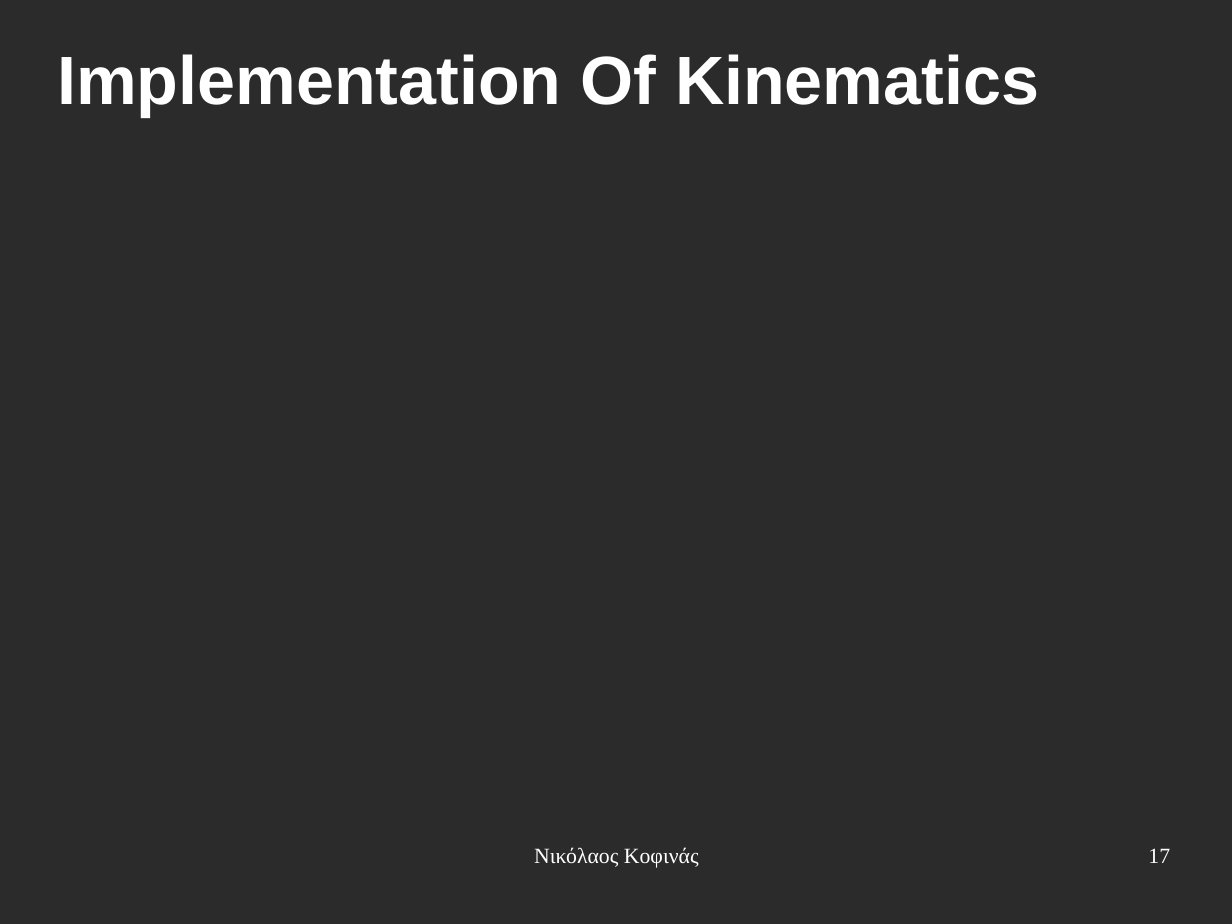
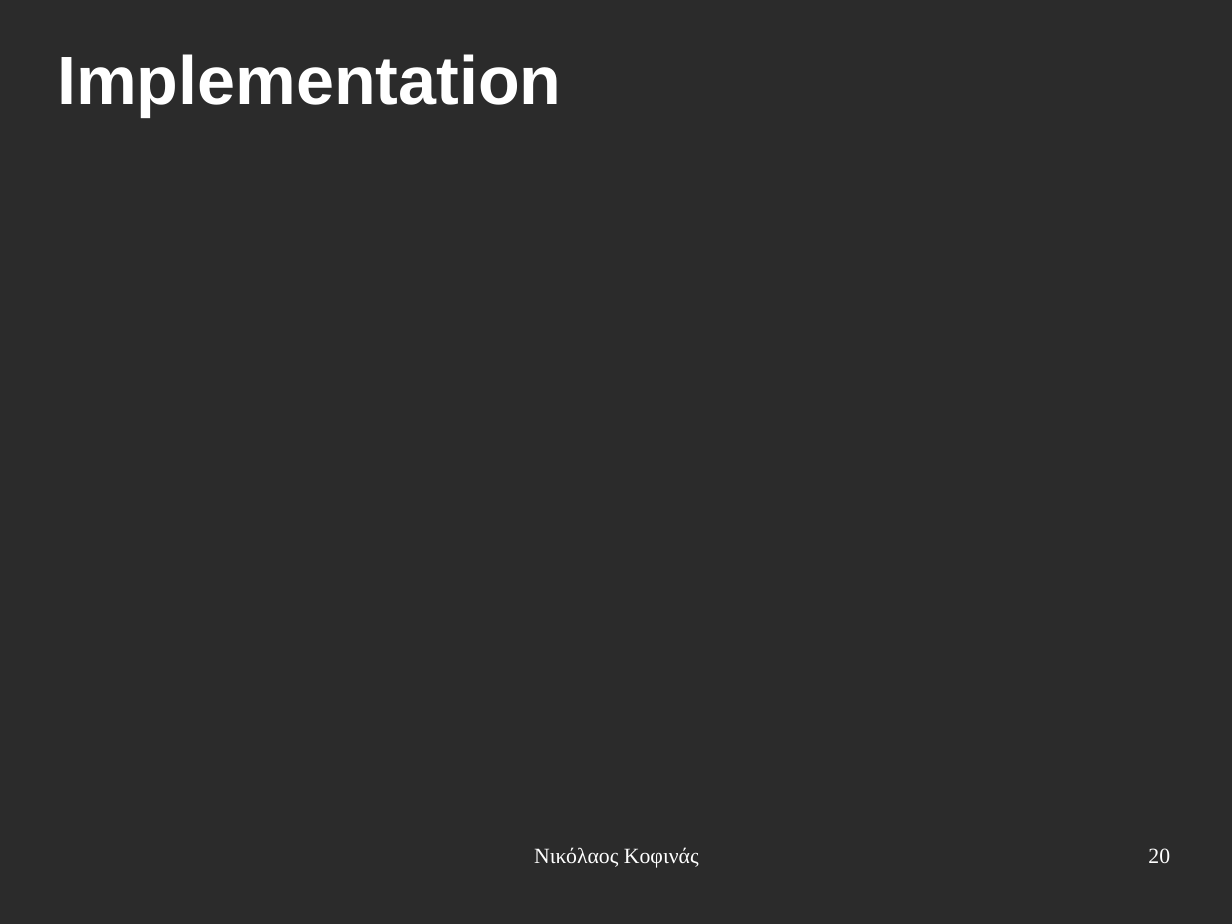
Before and after one commit to eldr4d/MyThesis, a slide deck: slide 20 of presentation.odp (slide 17 before the commit). Drawn at 1232x924 pixels with LibreOffice and Linux fonts; fonts in the diff are those of the drawing; background and template pictures are left out; a plain dark background stands for a picture behind light text. Boxes give left, top, right and bottom in pixels: in the first picture for what was removed or moved away, otherwise in the second. Text is boxed around its words. In the diff, an @@ line names an element or a change of style, - is before the commit and + after.

```diff
--- a/presentation.odp
+++ b/presentation.odp
@@ title at bbox=[57, 54, 561, 117]: text changed @@
-Implementation Of Kinematics
+Implementation
@@ page number at bbox=[1148, 848, 1170, 863]: text changed @@
-17
+20
```
Also in this commit, not shown: 14 other slides changed, 4 slides added, 1 slide removed.
